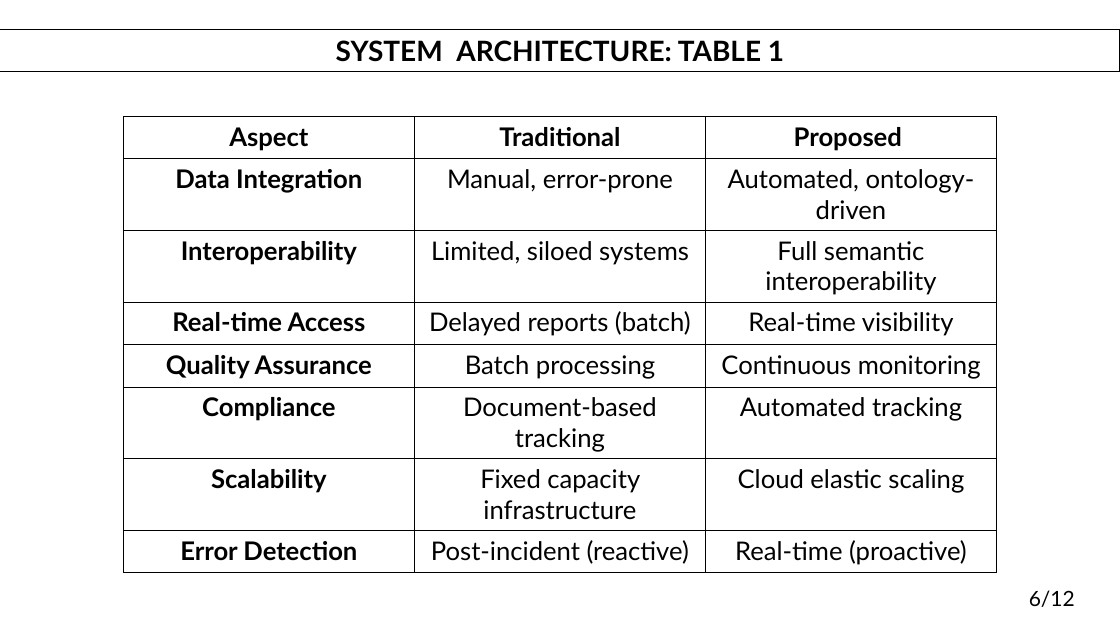
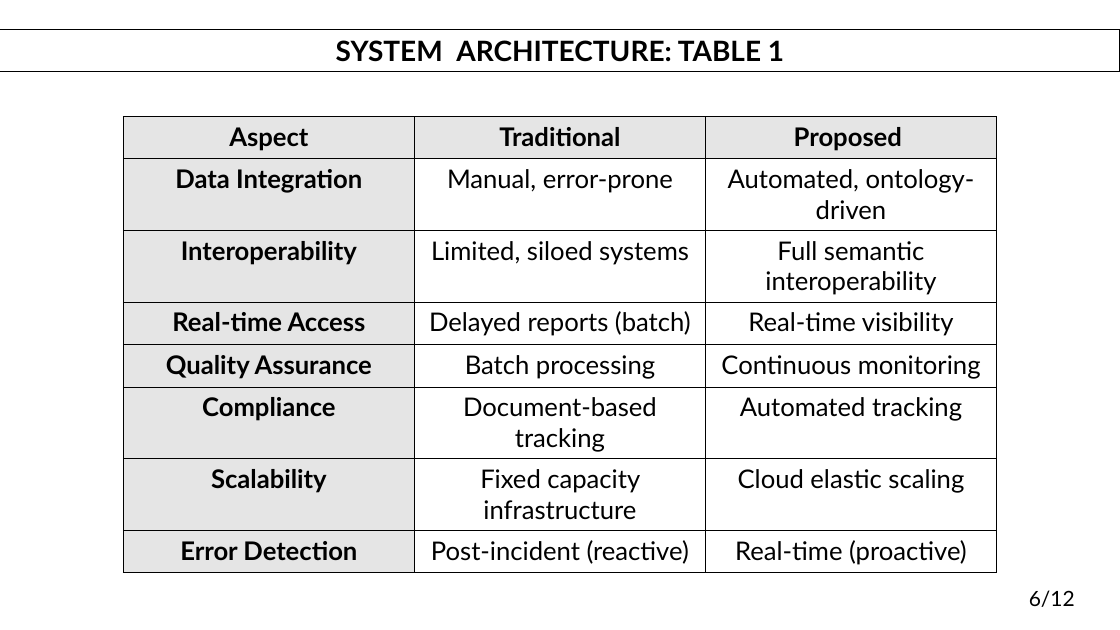
Before and after one commit to DanielWhy7/FSR, a slide deck: slide 6 of presentaion2.pptx. Drawn at 1120x630 pixels with LibreOffice and Linux fonts; fonts in the diff are those of the drawing. Boxes give left, top, right and bottom in pixels: in the first picture for what was removed or moved away, otherwise in the second. Text is boxed around its words. In the diff, an @@ line names an element or a change of style, - is before the commit and + after.

```diff
--- a/presentaion2.pptx
+++ b/presentaion2.pptx
@@ table at (124, 117, 996, 573) @@
@@ fill none to #000000 at 10% opacity in 10 cells @@
```
Also in this commit, not shown: 1 other slide changed, 7 other files.
